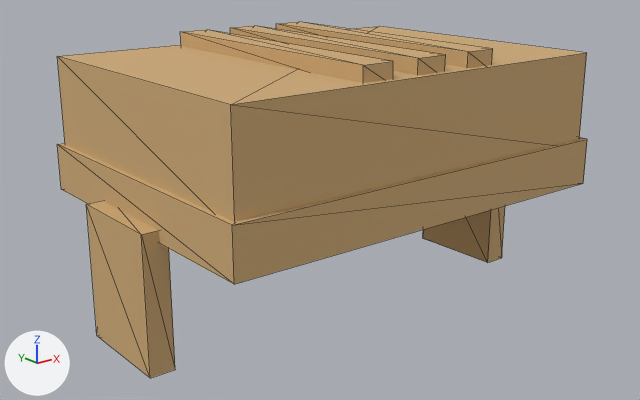
An edit to the glTF model public/assets/models/characters/wardrobe/hw-tanker-cap.glb, drawn before and after from the same camera.
The view is the same before and after, from a camera (50 mm lens) standing at (-0.627, -0.77, 0.39) and looking at (-0.023, -0.014, 0.087). Every picture has the same lights, and +X, +Y and +Z are marked at lower left. The picture after the commit comes second. Mesh edges are drawn as thin lines. Vertices at exactly the same position are counted once.

Names of what the first picture shows: 'REF_tanker'.
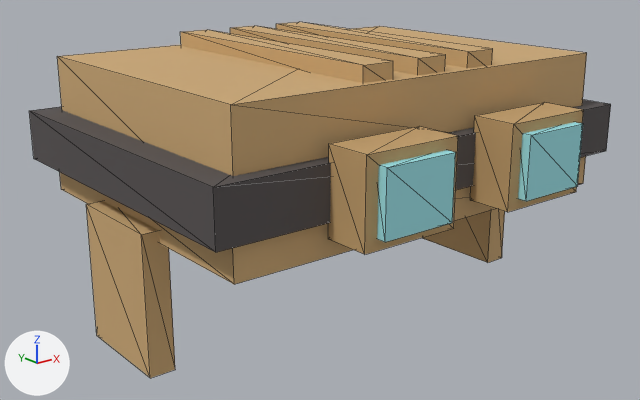
Where the newer file only moved an object's origin or applied its transform, the numbers keep the older frame.

Edits to the bpy script that builds the scene:
```text
Add mat_charmat_048:
    mat_charmat_048 = bpy.data.materials.new('charMat.048')
    mat_charmat_048.use_nodes = True; mat_charmat_048.node_tree.nodes.clear()
    _N = mat_charmat_048.node_tree.nodes; _L = mat_charmat_048.node_tree.links
    n0 = _N.new('ShaderNodeBsdfPrincipled'); n0.name = 'Principled BSDF'
    n0.inputs[2].default_value = 0.85  # 'Roughness'
    n1 = _N.new('ShaderNodeOutputMaterial'); n1.name = 'Material Output'
    n2 = _N.new('ShaderNodeVertexColor'); n2.name = 'Color Attribute'
    _L.new(n0.outputs[0], n1.inputs[0])  # 'BSDF' to 'Surface'
    _L.new(n2.outputs[0], n0.inputs[0])  # 'Color' to 'Base Color'
Change me_hat_band_006:
    used by ob_ref_tanker; location = (0.0, 0.0, 0.0)
    remove me_hat_band_006.from_pydata(...)  # 56 vertices, 84 faces; spans x -0.265..0.265, y -0.176..0.185, z -0.043..0.265
    add me_hat_band_006.from_pydata(...)  # 96 vertices, 144 faces; spans x -0.27..0.27, y -0.245..0.198, z -0.043..0.265
    me_hat_band_006 part 1: a new loose piece, a box spanning x -0.136..-0.053, y -0.245..-0.229, z 0.128..0.194, in mat_charmat_048
    me_hat_band_006 part 2: a new loose piece, a box spanning x -0.27..0.27, y -0.187..0.198, z 0.133..0.188, in mat_charmat_048
    me_hat_band_006 part 3: a new loose piece, a box spanning x -0.149..-0.039, y -0.234..-0.184, z 0.116..0.205, in mat_charmat_048
    me_hat_band_006 part 4: a new loose piece, a box spanning x 0.039..0.149, y -0.234..-0.184, z 0.116..0.205, in mat_charmat_048
    me_hat_band_006 part 5: a new loose piece, a box spanning x 0.053..0.136, y -0.245..-0.229, z 0.128..0.194, in mat_charmat_048
    add me_hat_band_006.materials.append(mat_charmat_048)
```

Where the change shows, as pixel boxes [x1, y1, x2, y2] in the pictures (640 x 400 px):
'REF_tanker', reshaped (10% wider)
    before: [57, 22, 587, 378]
    after: [29, 22, 611, 378]
part 1 of me_hat_band_006, added (cyan)
    after: [377, 150, 456, 242]
part 2 of me_hat_band_006, added
    after: [29, 100, 611, 252]
part 3 of me_hat_band_006, added (brown)
    after: [328, 126, 458, 254]
part 4 of me_hat_band_006, added (brown)
    after: [470, 102, 584, 212]
part 5 of me_hat_band_006, added (cyan)
    after: [518, 122, 583, 201]
